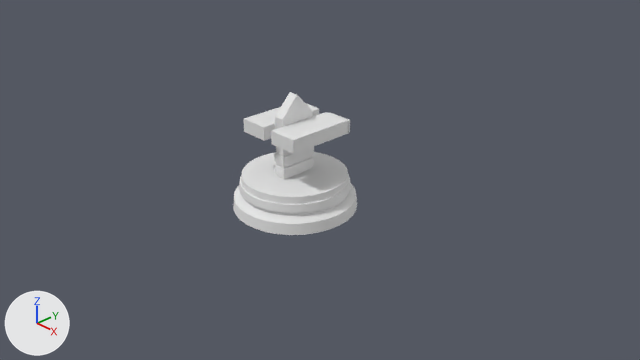
What one commit did to the Blender file Assets/Blender/rocketBoss.blend.
Both versions are drawn from the file's camera 'Camera'. The axes (+X, +Y, +Z) are drawn at lower left. The lights are the same throughout.
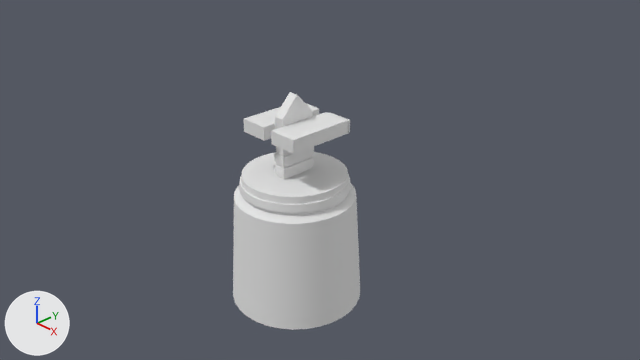
Location of each change, [x1, y1, x2, y2] in pixels of the pictures (640 x 360 px; the box of a moved part takes in the faces that stretch with it):
'Cube', reshaped (113% taller): before [233, 152, 357, 235]; after [233, 152, 360, 330]
part 1 of me_cube, moved or reshaped: before [233, 201, 357, 235]; after [233, 201, 360, 330]

The change, as a diff of the scene's bpy script:
```diff
--- a/Assets/Blender/rocketBoss.blend.py
+++ b/Assets/Blender/rocketBoss.blend.py
@@ me_cube @@
 me_cube.from_pydata(...)  # 128 vertices, 97 faces; spans x -0.99..0.99, y -0.99..0.99, z 0.0..0.55
 # used by ob_cube; location = (0.0, 0.0, 0.0)
+# me_cube part 1: all 32 vertices in x -0.99..0.99, y -0.99..0.99, z 0.0 are scaled about their middle by (1.09, 1.09, 1), then moved by (0.0, 0.0, -1.67)
 me_cube.materials.append(mat_material)
```
